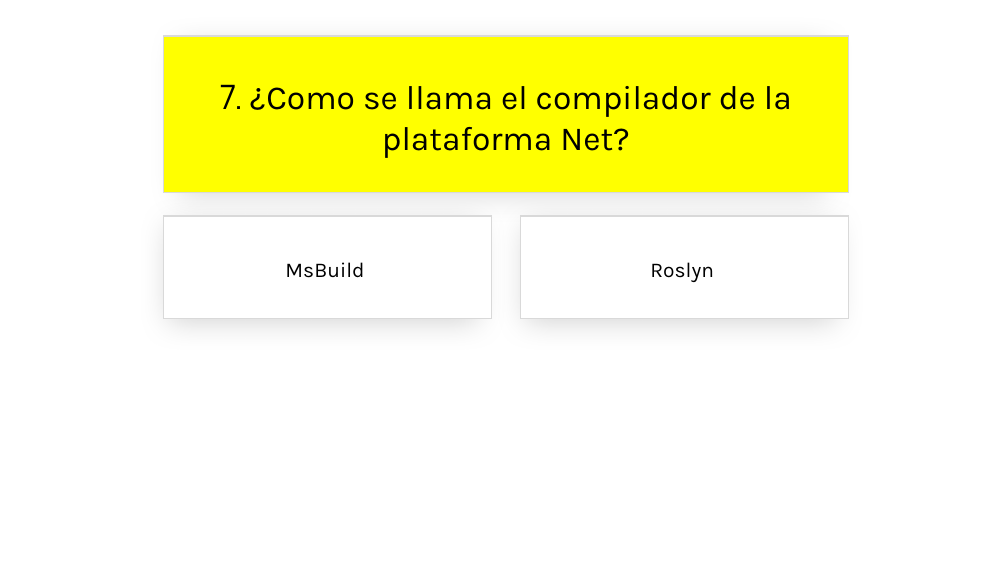
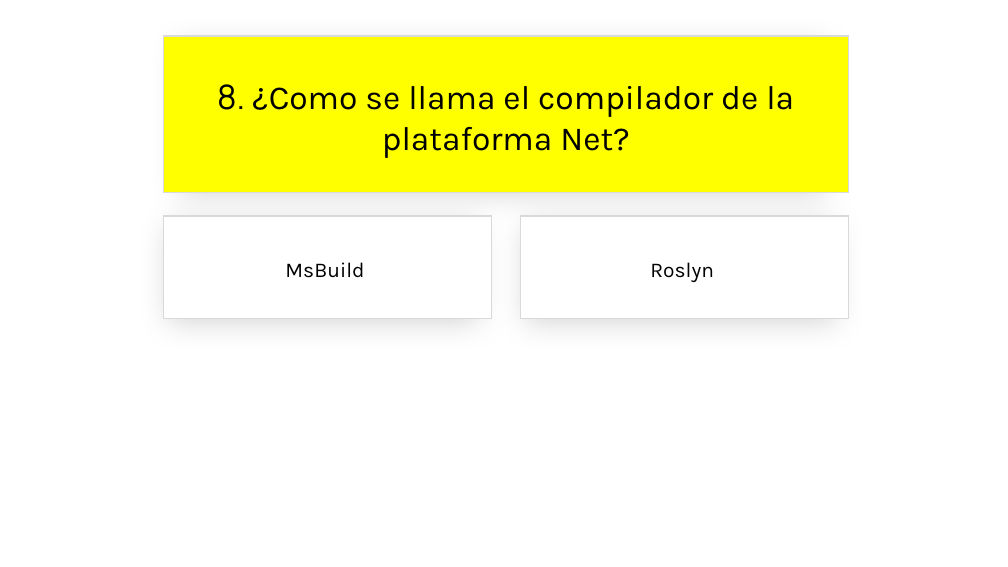
Before and after one commit to jsuarezruiz/SevillaDotNetConf2023, a slide deck: slide 17 of sevilladotnetconf-close.pptx (slide 15 before the commit). Drawn at 1008x567 pixels with LibreOffice and Linux fonts; fonts in the diff are those of the drawing. Boxes give left, top, right and bottom in pixels: in the first picture for what was removed or moved away, otherwise in the second. Text is boxed around its words. In the diff, an @@ line names an element or a change of style, - is before the commit and + after.

```diff
--- a/sevilladotnetconf-close.pptx
+++ b/sevilladotnetconf-close.pptx
@@ text in rectangle at (217, 84, 794, 158): text changed @@
-7. ¿Como se llama el compilador de la plataforma Net?
+8. ¿Como se llama el compilador de la plataforma Net?
```
Also in this commit, not shown: 18 other slides changed, 8 slides added, 1 other file.
